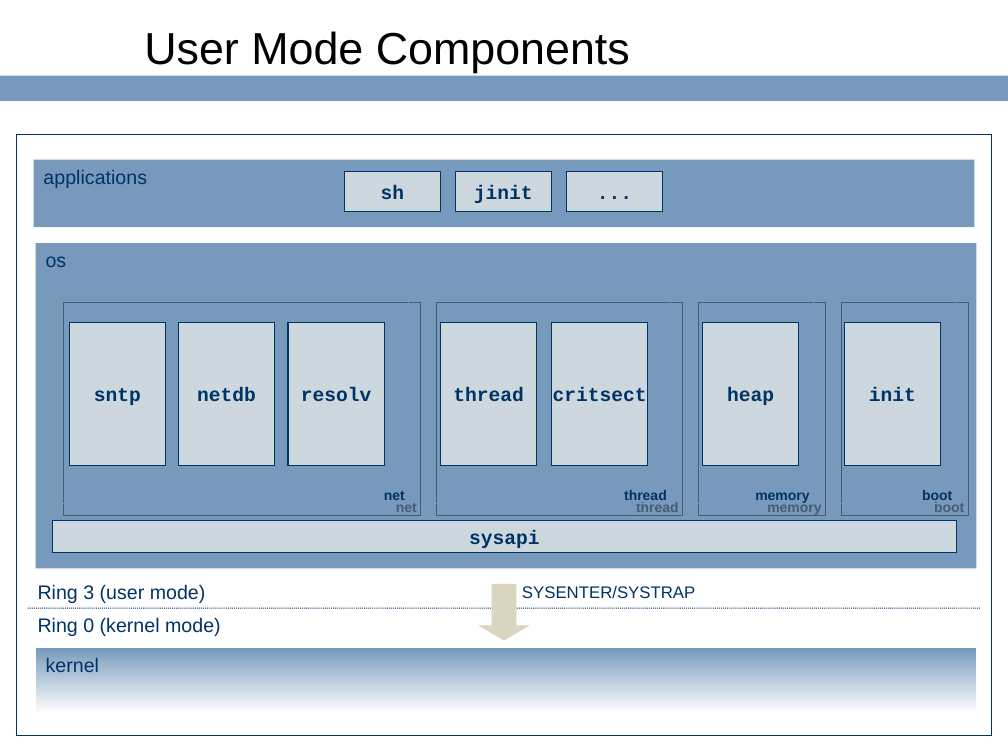
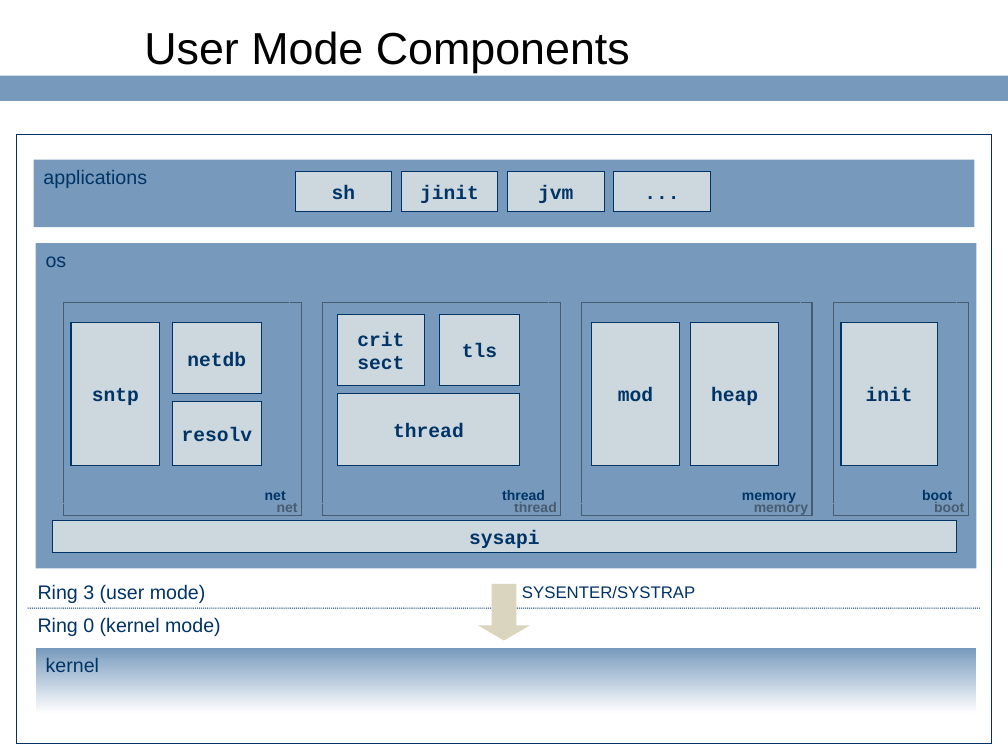
Before and after one commit to ringgaard/sanos, a slide deck: slide 10 of doc/sanostech.ppt. Drawn at 1008x756 pixels with LibreOffice and Linux fonts; fonts in the diff are those of the drawing; background and template pictures are left out. Boxes give left, top, right and bottom in pixels: in the first picture for what was removed or moved away, otherwise in the second. Text is boxed around its words. In the diff, an @@ line names an element or a change of style, - is before the commit and + after.

```diff
--- a/doc/sanostech.ppt
+++ b/doc/sanostech.ppt
@@ rectangle: place and size @@
-rectangle at [17,134,992,735]
+rectangle at [17,134,992,743]
@@ rectangle "sh": place and size @@
-rectangle "sh" at [344,171,440,211]
+rectangle "sh" at [295,171,392,211]
@@ rectangle "jinit": place and size @@
-rectangle "jinit" at [456,171,552,211]
+rectangle "jinit" at [401,171,498,211]
@@ rectangle added at [508,171,605,211], fill #CCD8DE, outline #003366 0.74 pt, 14 pt, text #003366, bold @@
+jvm
@@ rectangle "...": place and size @@
-rectangle "..." at [566,171,663,211]
+rectangle "..." at [614,171,711,211]
@@ rectangle "net": place and size @@
-rectangle "net" at [51,290,408,503]
+rectangle "net" at [51,290,289,503]
@@ rectangle "thread": place and size @@
-rectangle "thread" at [424,290,670,503]
+rectangle "thread" at [310,290,548,503]
@@ rectangle "memory": place and size @@
-rectangle "memory" at [686,290,813,503]
+rectangle "memory" at [570,290,799,503]
@@ rectangle "boot": place and size @@
-rectangle "boot" at [830,290,957,503]
+rectangle "boot" at [822,290,957,503]
@@ rectangle "sntp": place and size @@
-rectangle "sntp" at [70,323,166,466]
+rectangle "sntp" at [71,323,159,466]
@@ rectangle "netdb": place and size @@
-rectangle "netdb" at [178,323,275,466]
+rectangle "netdb" at [172,323,261,394]
@@ rectangle added at [338,314,425,386], fill #CCD8DE, outline #003366 0.74 pt, 14 pt, text #003366, bold @@
+crit
+sect
@@ rectangle added at [439,314,520,386], fill #CCD8DE, outline #003366 0.74 pt, 14 pt, text #003366, bold @@
+tls
@@ rectangle removed at [551,323,648,466] @@
-critsect
@@ rectangle added at [592,323,680,466], fill #CCD8DE, outline #003366 0.74 pt, 14 pt, text #003366, bold @@
+mod
@@ rectangle "heap": place and size @@
-rectangle "heap" at [703,323,799,466]
+rectangle "heap" at [690,323,779,466]
@@ rectangle "init": place and size @@
-rectangle "init" at [845,323,941,466]
+rectangle "init" at [841,323,937,466]
@@ rectangle "resolv": place and size @@
-rectangle "resolv" at [288,323,385,466]
+rectangle "resolv" at [172,402,261,466]
@@ rectangle "thread": place and size @@
-rectangle "thread" at [440,323,537,466]
+rectangle "thread" at [338,394,520,466]
```
Also in this commit, not shown: 2 other slides changed, 2 other files.
